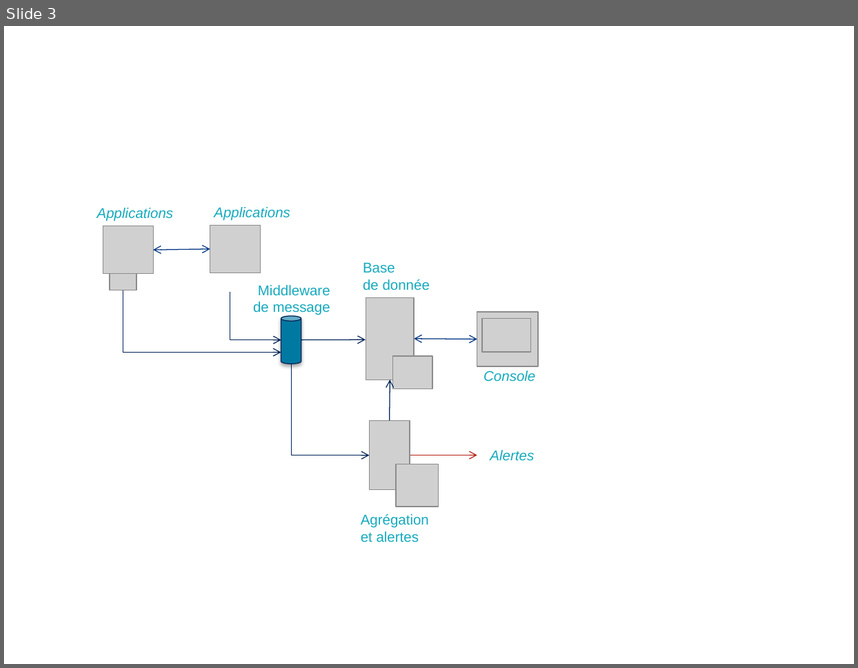
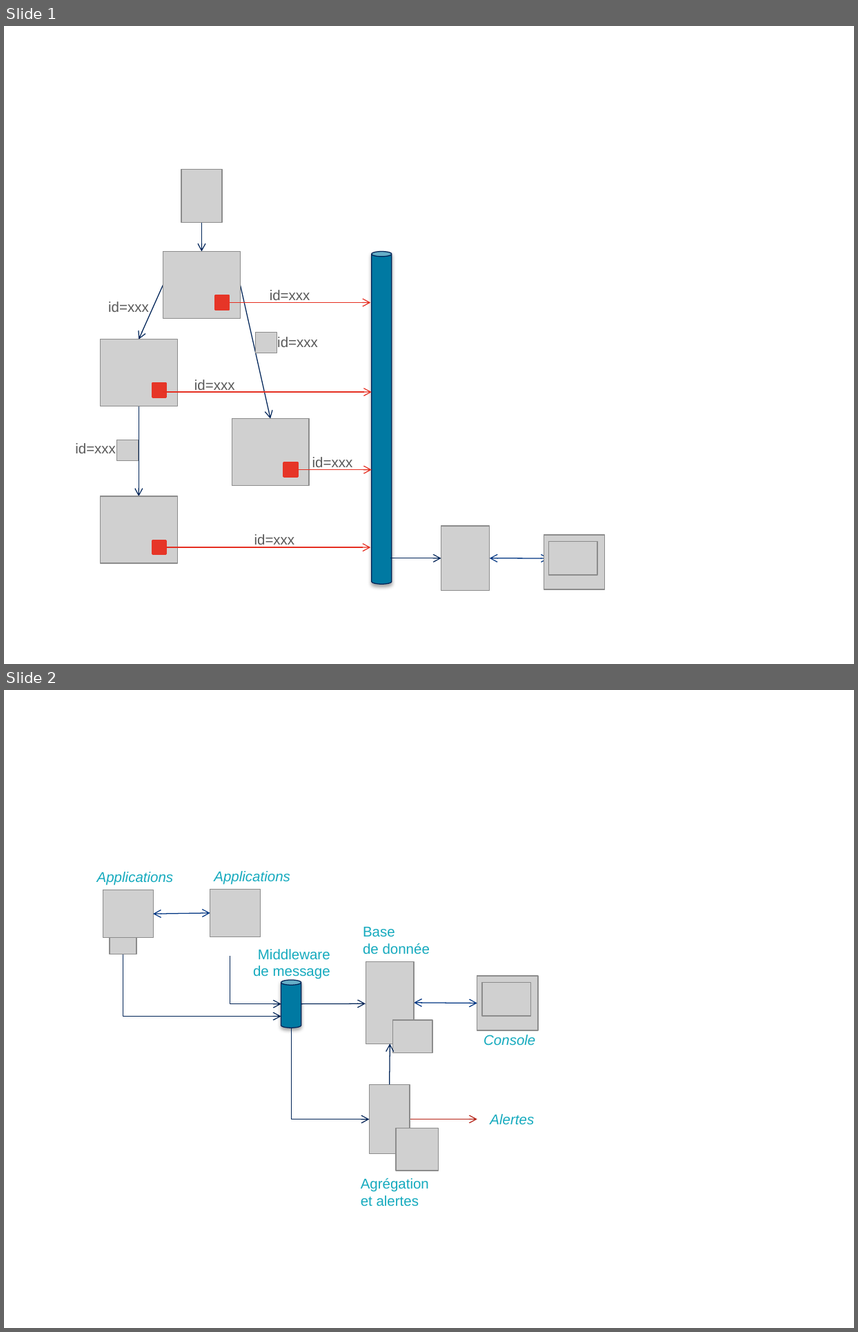
Before and after one commit to archiloque/blog, a slide deck: monitoring_echanges/illus.pptx. Shown one above the other, each under a label of ours: slide 3 before the commit, slides 1 and 2 after it. The pictures are 858x668 and 858x1332 pixels, drawn with LibreOffice and Linux fonts; fonts in the diff are those of the drawing; grey boxes stand for pictures; background and template pictures are left out. Boxes give left, top, right and bottom in pixels: in the first picture for what was removed or moved away, otherwise in the second. Text is boxed around its words. In the diff, an @@ line names an element or a change of style, - is before the commit and + after.

```diff
--- a/monitoring_echanges/illus.pptx
+++ b/monitoring_echanges/illus.pptx
@@ slide 1 added at (4,26,854,664), background picture (left out); not listed: 1 template element that a slide beside it also shows @@
@@ picture added at (181,169,223,223) @@
@@ arrow added from (202, 223) to (202, 251), #002458 0.75 pt @@
@@ picture added at (163,251,240,319) @@
@@ cylinder added at (371,251,392,584), fill #007AA2, outline #002356 0.75 pt @@
@@ arrow added from (163, 285) to (139, 339), #002458 0.75 pt @@
@@ arrow added from (240, 285) to (270, 419), #002458 0.75 pt @@
@@ text added at (270,290,310,303), 12 pt, text #595959 @@
+id=xxx
@@ text added at (108,301,149,312), 12 pt, text #595959 @@
+id=xxx
@@ rectangle added at (216,296,229,309), fill #E63527, outline #E63527 2 pt @@
@@ arrow added from (228, 302) to (370, 302), #E63021 0.75 pt @@
@@ picture added at (256,332,277,353) @@
@@ picture added at (100,339,177,406) @@
@@ text added at (277,336,318,347), 12 pt, text #595959 @@
+id=xxx
@@ rectangle added at (153,384,166,397), fill #E63527, outline #E63527 2 pt @@
@@ arrow added from (163, 392) to (371, 392), #E63021 0.75 pt @@
@@ text added at (194,379,235,392), 12 pt, text #595959 @@
+id=xxx
@@ arrow added from (139, 406) to (139, 496), #002458 0.75 pt @@
@@ picture added at (232,419,309,486) @@
@@ picture added at (117,439,139,461) @@
@@ text added at (75,443,116,453), 12 pt, text #595959 @@
+id=xxx
@@ text added at (312,457,353,470), 12 pt, text #595959 @@
+id=xxx
@@ rectangle added at (285,463,298,477), fill #E63527, outline #E63527 2 pt @@
@@ arrow added from (297, 470) to (371, 470), #E63021 0.75 pt @@
@@ picture added at (100,496,177,564) @@
@@ rectangle added at (153,540,166,554), fill #E63527, outline #E63527 2 pt @@
@@ text added at (254,534,295,548), 12 pt, text #595959 @@
+id=xxx
@@ picture added at (441,526,489,590) @@
@@ picture added at (544,535,605,589) @@
@@ picture added at (549,541,597,575) @@
@@ arrow added from (165, 547) to (370, 547), #E63021 0.75 pt @@
@@ arrow added from (391, 558) to (441, 558), #002458 0.75 pt @@
@@ double arrow added from (489, 558) to (549, 558), #003582 0.75 pt @@
@@ what was slide 3 is now slide 2 @@
```
Also in this commit, not shown: 1 slide changed, 2 slides removed, 2 other files.
